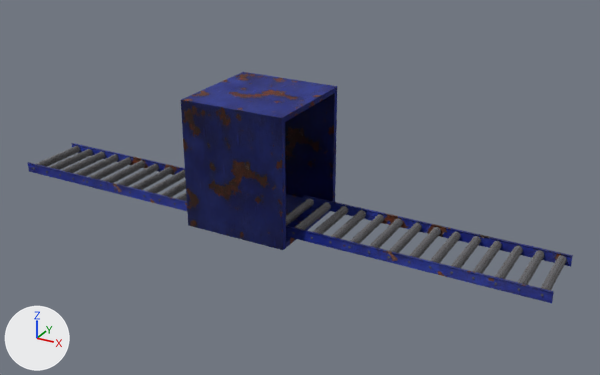
The Blender file sourceModels/conveyerBelt.blend, before and after one commit.
Rendered twice from a 50 mm camera at (7.39, -12.0, 6.76) aimed at (0.73, 0.1, 0.71). Lighting does not change. The marker at lower left points along +X, +Y and +Z.

Objects in the first picture: 'BeltInputInnerRoles', 'BeltOutputInnerRoles', 'ConveyerBeltInput', 'ConveyerBeltInputLeft', 'ConveyerBeltOutput', 'ConveyerBeltOutputLeft', 'MainCase'.
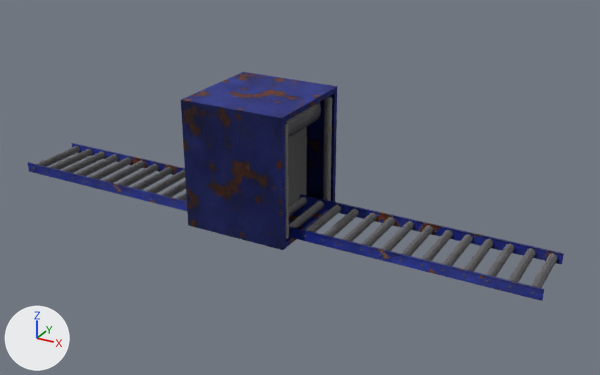
The change, as a diff of the scene's bpy script:
```diff
--- a/sourceModels/conveyerBelt.blend.py
+++ b/sourceModels/conveyerBelt.blend.py
@@ me_cube_014 @@
+me_cube_014.from_pydata([(-0.01, -0.9, -1.25), (-0.01, -0.9, 0.95), (-0.01, 0.9, -1.25), (-0.01, 0.9, 0.95), (-0.01, 0.9, -1.25), (-0.01, -0.9, -1.25), (-0.01, -0.9, 0.95), (-0.01, 0.9, 0.95)], [], [(3, 1, 0, 2), (7, 4, 5, 6), (1, 3, 7, 6), (2, 0, 5, 4), (3, 2, 4, 7), (0, 1, 6, 5)])
+me_cube_014.materials.append(mat_mat_outputrubber)  # black #2c2c2c
@@ ob_conveyerbeltinput @@
 ob_conveyerbeltinput.parent = ob_visuals
-ob_conveyerbeltinput.location = (3.0, -0.65, 0.105)
+ob_conveyerbeltinput.location = (2.856, -0.65, 0.105)
@@ ob_inputrubber @@
+ob_inputrubber = bpy.data.objects.new('InputRubber', me_cube_014)
+ob_inputrubber.parent = ob_maincase
+ob_inputrubber.location = (0.442, 0.00268, 1.355)
@@ ob_rightinputinnerroles @@
+ob_rightinputinnerroles = bpy.data.objects.new('RightInputInnerRoles', me_cylinder_010)  # 64 vertices, 32 faces; spans x -0.08..0.08, y -0.08..0.08, z -1.05..1.05; in mat_role_front_mat (its picture is missing)
+ob_rightinputinnerroles.parent = ob_maincase
+ob_rightinputinnerroles.location = (0.92, 0.8, 1.2)
@@ ob_rightinputsideroles @@
+ob_rightinputsideroles = bpy.data.objects.new('RightInputSideRoles', me_cylinder_009)  # 448 vertices, 264 faces; spans x -0.08..0.08, y -0.08..0.08, z -1.13..1.13; in mat_role_side_mat (dark grey #595959)
+ob_rightinputsideroles.parent = ob_rightinputinnerroles
+ob_rightinputsideroles.location = (0.927, 0.795, 1.208)
@@ ob_leftinputinnerroles @@
+ob_leftinputinnerroles = bpy.data.objects.new('LeftInputInnerRoles', me_cylinder_010.copy())
+ob_leftinputinnerroles.parent = ob_maincase
+ob_leftinputinnerroles.location = (0.92, -0.8, 1.2)
@@ ob_leftinputsideroles_001 @@
+ob_leftinputsideroles_001 = bpy.data.objects.new('LeftInputSideRoles.001', me_cylinder_009.copy())
+ob_leftinputsideroles_001.parent = ob_leftinputinnerroles
+ob_leftinputsideroles_001.location = (0.927, 0.795, 1.208)
@@ ob_upperinputinnerroles @@
+ob_upperinputinnerroles = bpy.data.objects.new('UpperInputInnerRoles', me_cylinder_006)  # 64 vertices, 32 faces; spans x -0.3..0.3, y -0.3..0.3, z -0.88..0.87; in mat_role_front_mat (its picture is missing)
+ob_upperinputinnerroles.parent = ob_maincase
+ob_upperinputinnerroles.location = (0.444, 0.0, 1.959)
+ob_upperinputinnerroles.rotation_euler = (1.571, 0.0, 0.0)  # degrees (90, 0, 0)
```

Where the change shows, as pixel boxes [x1, y1, x2, y2] in the pictures (600 x 375 px):
'BeltInputInnerRoles', moved: before [286, 198, 567, 290]; after [289, 197, 558, 288]
'ConveyerBeltInput', moved: before [286, 226, 554, 303]; after [289, 226, 544, 301]
'ConveyerBeltInputLeft', moved: before [303, 195, 573, 267]; after [300, 194, 564, 264]
'InputRubber', added (black): after [288, 127, 307, 206]
'RightInputInnerRoles', added (black): after [323, 98, 332, 201]
'UpperInputInnerRoles', added (black): after [286, 103, 321, 138]
'LeftInputInnerRoles', added: after [285, 124, 289, 239]
'BeltInputSideRoles', moved: before [292, 232, 544, 297]; after [303, 221, 534, 294]
